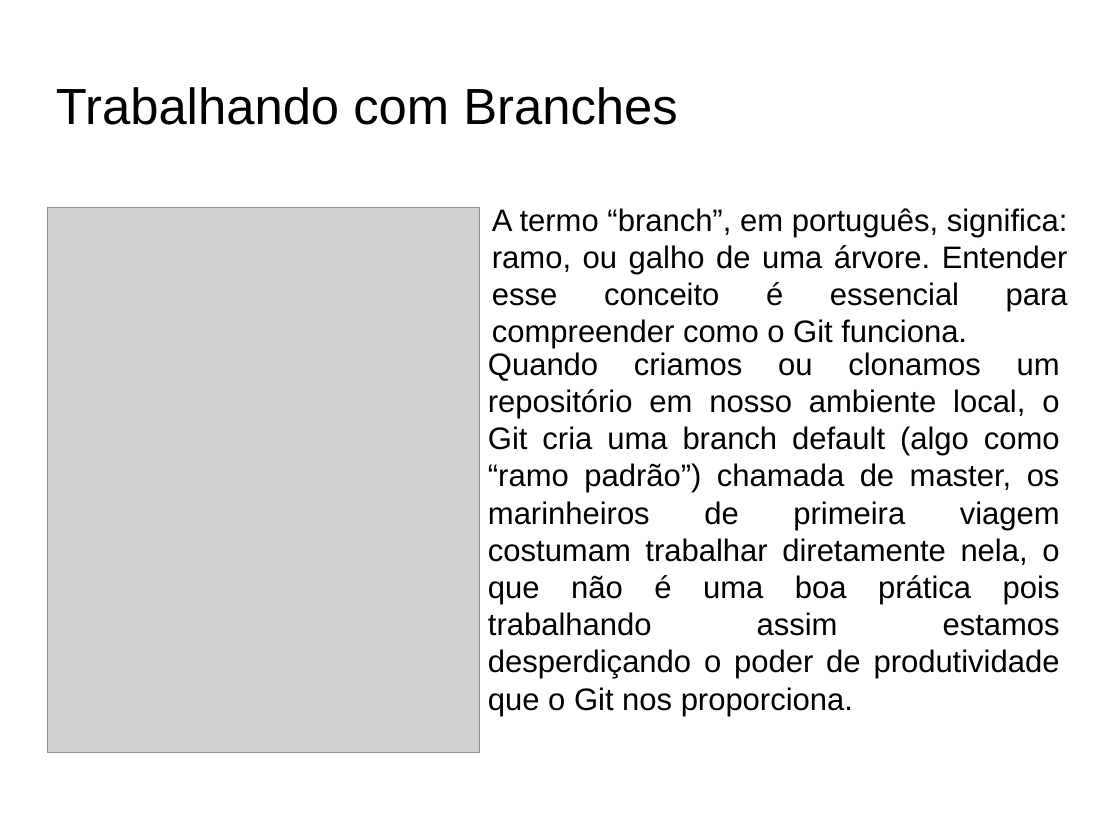
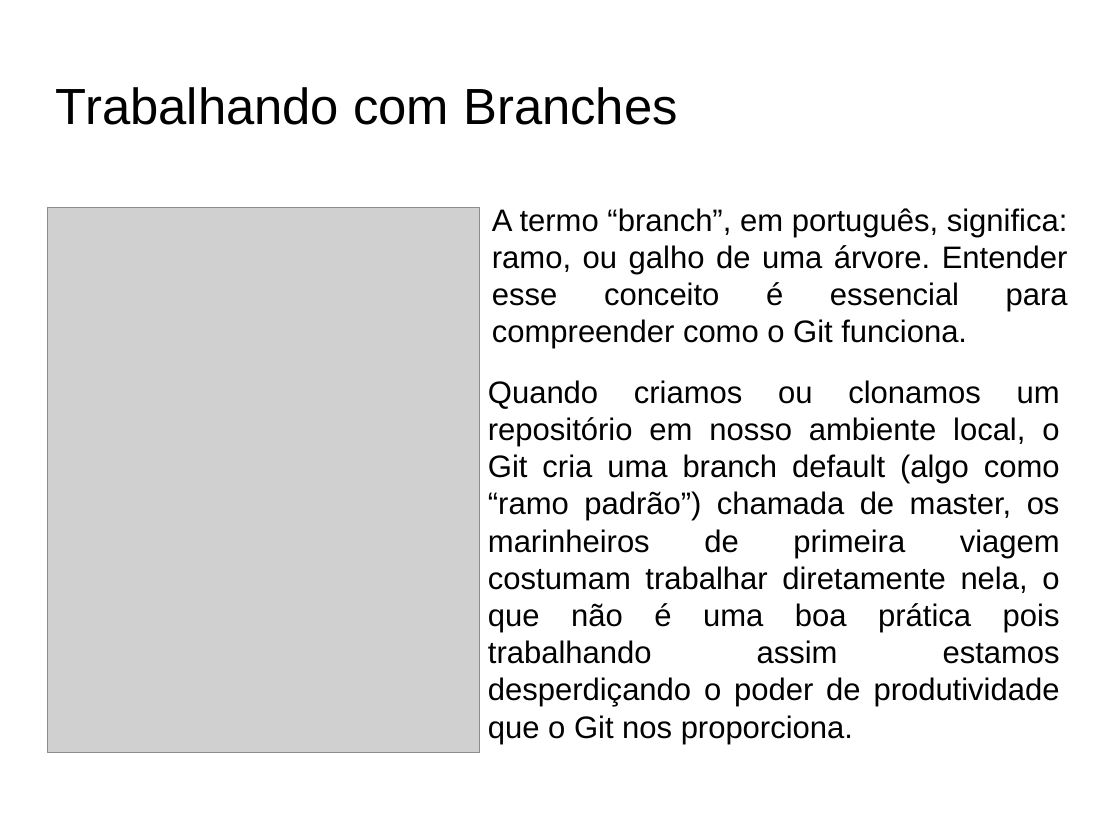
Before and after one commit to fabioads/apresentacao-git, a slide deck: slide 3 of Aprensentacao-GitHub.odp. Drawn at 1120x840 pixels with LibreOffice and Linux fonts; fonts in the diff are those of the drawing; grey boxes stand for pictures; background and template pictures are left out. Boxes give left, top, right and bottom in pixels: in the first picture for what was removed or moved away, otherwise in the second. Text is boxed around its words. In the diff, an @@ line names an element or a change of style, - is before the commit and + after.

```diff
--- a/Aprensentacao-GitHub.odp
+++ b/Aprensentacao-GitHub.odp
@@ text "Quando criamos ou clonamos um ...": place and size @@
-text "Quando criamos ou clonamos um ..." at [488, 352, 1060, 716]
+text "Quando criamos ou clonamos um ..." at [488, 380, 1060, 744]
```
Also in this commit, not shown: 7 other slides changed.
